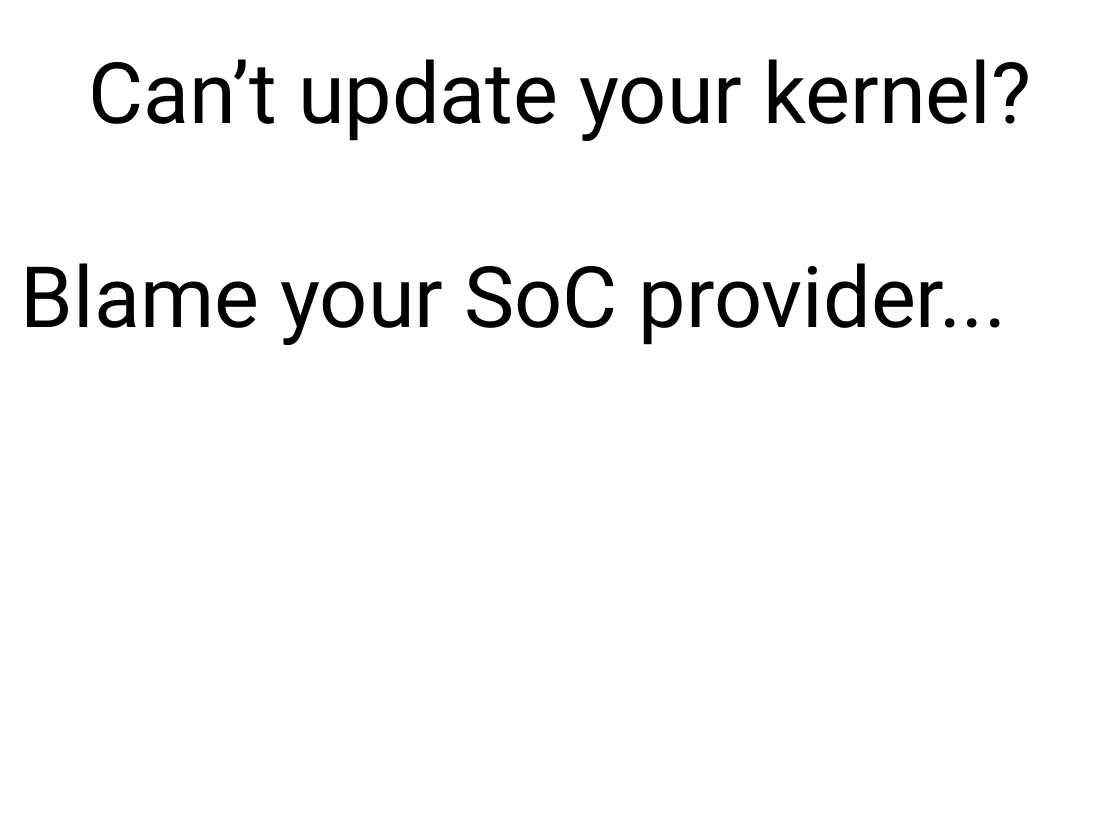
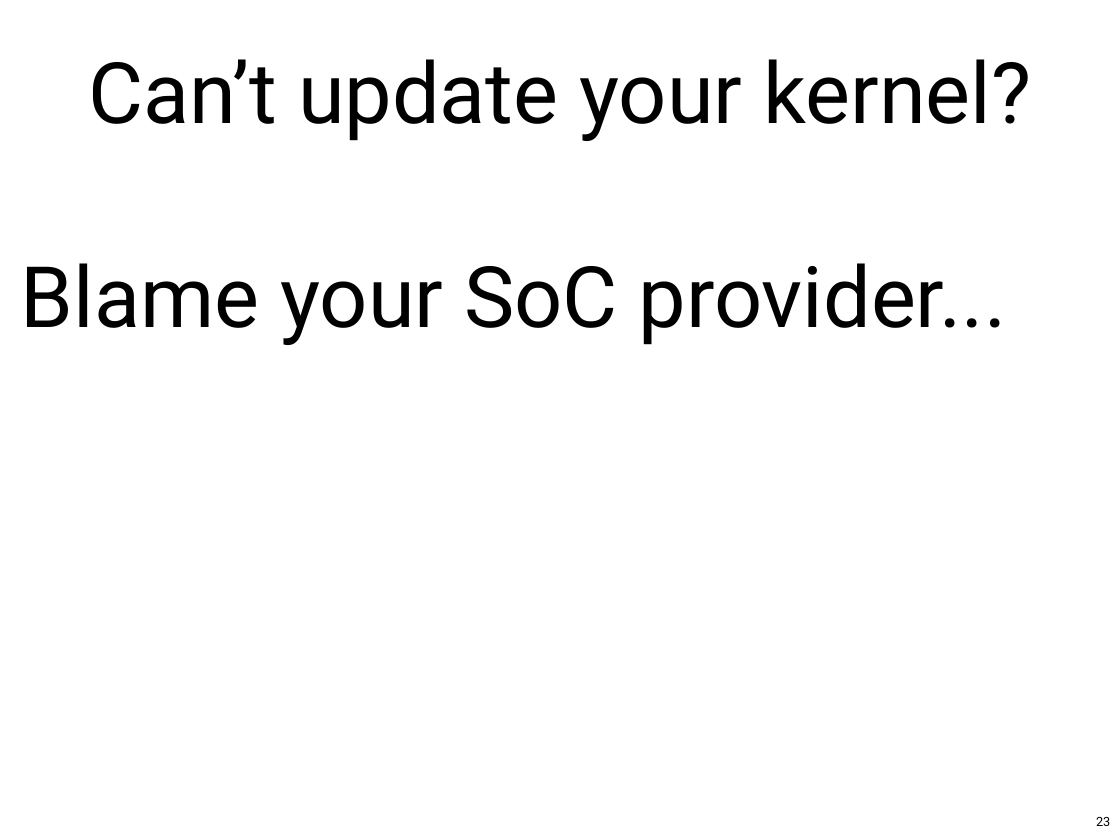
Before and after one commit to gregkh/presentation-release-model, a slide deck: slide 23 of release-model.odp. Drawn at 1120x840 pixels with LibreOffice and Linux fonts; fonts in the diff are those of the drawing. Boxes give left, top, right and bottom in pixels: in the first picture for what was removed or moved away, otherwise in the second. Text is boxed around its words. In the diff, an @@ line names an element or a change of style, - is before the commit and + after.

```diff
--- a/release-model.odp
+++ b/release-model.odp
@@ page number added at (1096, 817, 1110, 826), 9 pt, text #000000 @@
+23
```
Also in this commit, not shown: 44 other slides changed, 2 slides added, 2 slides removed, 1 other file.
